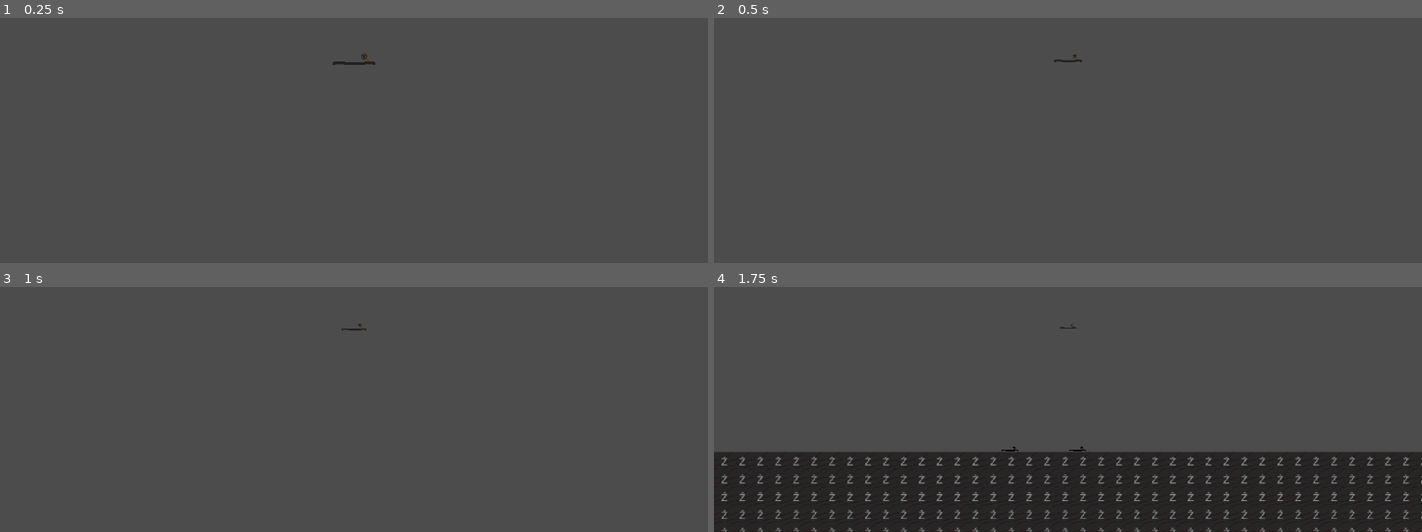
Above: before the commit, frames 1-4 (two rows, left to right).
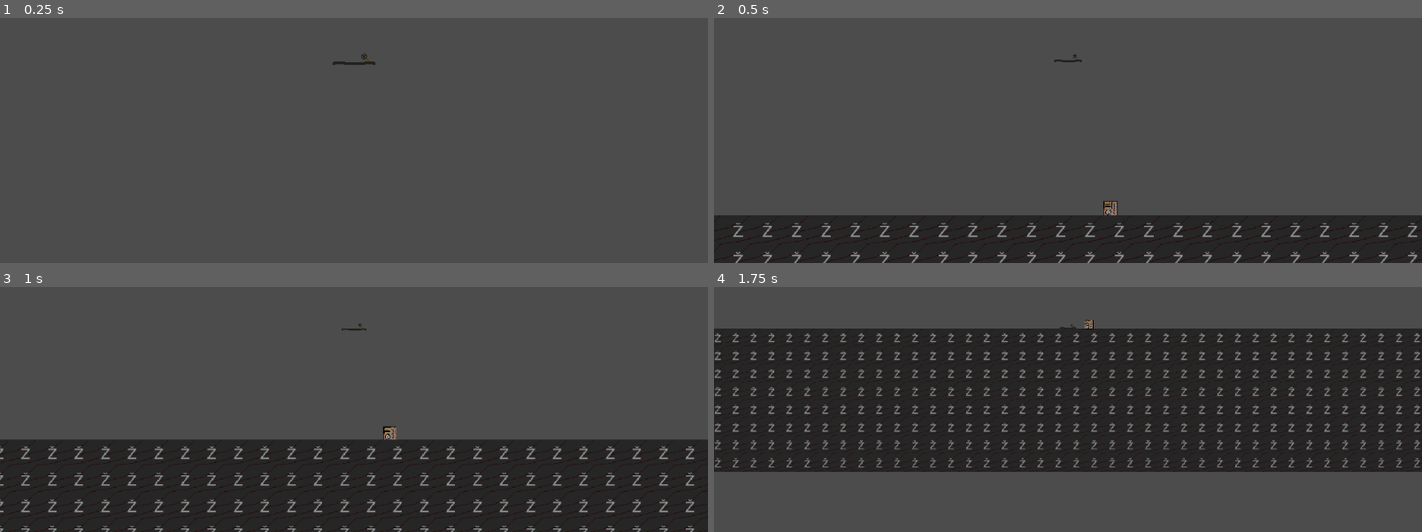
Above: after the commit, the same moments.

Repository: PonasKovas/gj20
Game: Godot game, scene res://world.tscn
Two runs of this game, one before a commit and one after it. Both use one fixed random seed, a clock stepped at 60 frames per second and the inputs below.
Inputs (mouse positions are in pixels of both pictures, inside the frame that each line leads up to):
- Up to frame 1 (0.25 s): no input
- Up to frame 2 (0.5 s): no input
- Up to frame 3 (1 s): move the mouse to (509, 304) at 0.52 s; hold Up (ui_up) from 0.53 s (still down); click (509, 304) at 0.6 s
- Up to frame 4 (1.75 s): move the mouse to (926, 345) at 1.27 s; release Up (ui_up) at 1.28 s; click (926, 345) at 1.35 s

Frame 1 is identical in both runs. In frame 2, 19% of the frame differs, in the area x 0-100%, y 74-100%; in frame 3, 36%; in frame 4, 71%, in the area x 0-100%, y 13-100%.

Commit message:
keli bug fixai ir pakeistai garbage sprite

Diff:
--- a/objects/garbage.tscn
+++ b/objects/garbage.tscn
@@ -1,10 +1,10 @@
 [gd_scene load_steps=4 format=2]
 
-[ext_resource path="res://remas.png" type="Texture" id=1]
+[ext_resource path="res://assets/block_1_32.png" type="Texture" id=1]
 [ext_resource path="res://scripts/garbage.gd" type="Script" id=2]
 
 [sub_resource type="RectangleShape2D" id=1]
-extents = Vector2( 29.4238, 10 )
+extents = Vector2( 16, 16 )
 
 [node name="garbage" type="RigidBody2D"]
 input_pickable = true
@@ -12,9 +12,7 @@
 script = ExtResource( 2 )
 
 [node name="Sprite" type="Sprite" parent="."]
-modulate = Color( 0, 0, 0, 1 )
 texture = ExtResource( 1 )
 
 [node name="CollisionShape2D" type="CollisionShape2D" parent="."]
-position = Vector2( -0.487686, 6.33978 )
 shape = SubResource( 1 )
--- a/scripts/PullableObject.gd
+++ b/scripts/PullableObject.gd
@@ -25,6 +25,9 @@
 	if pullable:
 		if Input.is_action_just_pressed("mouseclick") and mouse_hovering:
 			if remas.pulled_object == self:
+				self.applied_force = Vector2(0,0)
 				remas.pulled_object = null
 			else:
+				if remas.pulled_object != null:
+					remas.pulled_object.applied_force = Vector2(0,0)
 				remas.pulled_object = self
--- a/scripts/remas.gd
+++ b/scripts/remas.gd
@@ -41,6 +41,7 @@
 	joint.node_a = self.get_path()
 	joint.node_b = pulled_object.get_path()
 	joint.position = attach_point
+	joint.disable_collision = false
 	get_node("joints").add_child(joint)
 	attached_objects.push_back(pulled_object)
 	pulled_object = null
--- a/world.tscn
+++ b/world.tscn
@@ -38,12 +38,8 @@
 region_rect = Rect2( 0, 0, 4096, 512 )
 
 [node name="remas" parent="." instance=ExtResource( 1 )]
-position = Vector2( 44.342, -654.663 )
+position = Vector2( 4.24672, -213.615 )
 
 [node name="garbage" parent="." instance=ExtResource( 2 )]
 position = Vector2( 97.0996, 150.535 )
 remas_path = NodePath("../remas")
-
-[node name="garbage2" parent="." instance=ExtResource( 2 )]
-position = Vector2( -144.438, 20.7538 )
-remas_path = NodePath("../remas")
